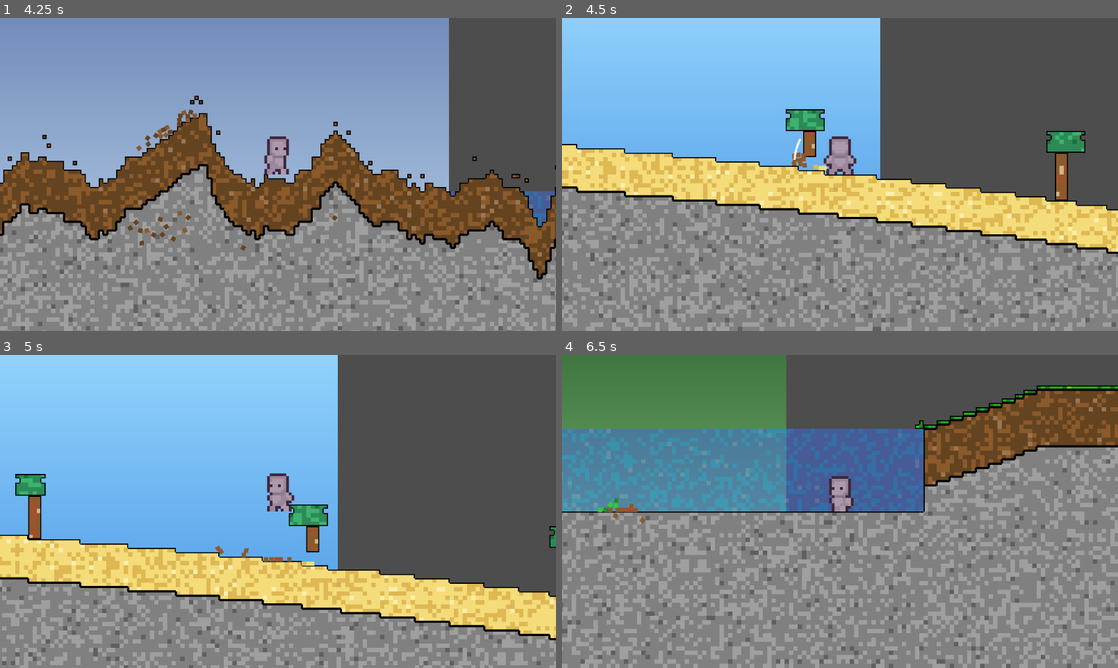
Above: before the commit, frames 1-4 (two rows, left to right).
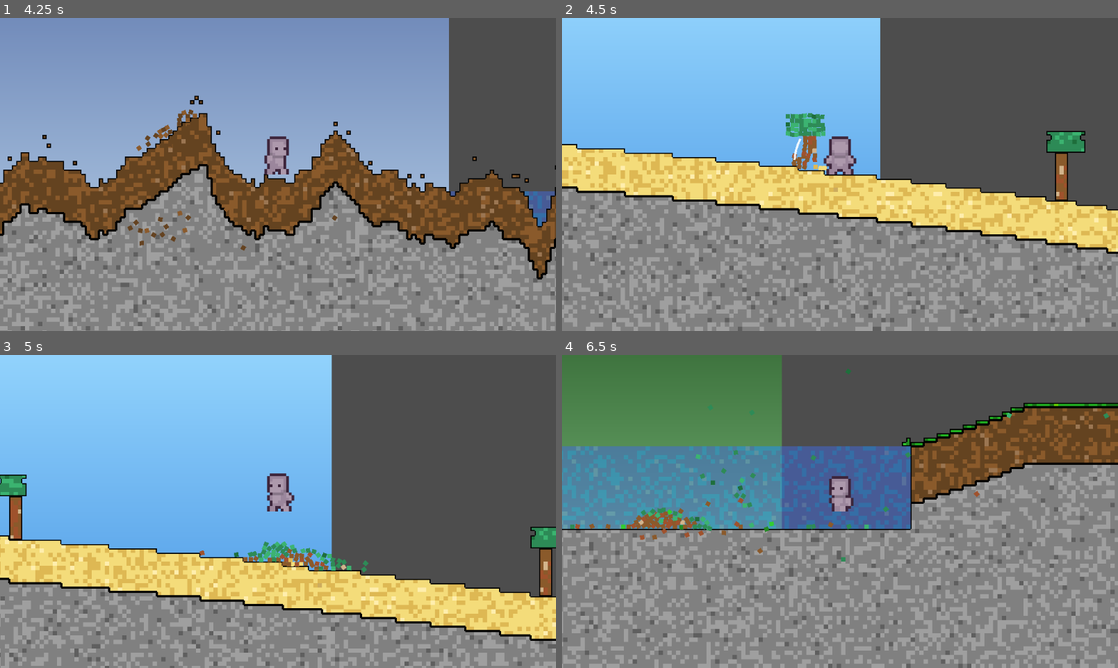
Above: after the commit, the same moments.

Repository: MessrsBrightside/pixel-mixel
Game: Godot game, scene res://scenes/main.tscn
Two runs of this game, one before a commit and one after it. Both use one fixed random seed, a clock stepped at 60 frames per second and the inputs below.
Inputs (mouse positions are in pixels of both pictures, inside the frame that each line leads up to):
- Up to frame 1 (4.25 s): tap Enter (ui_accept) at 0.5, 0.77, 1.52, 3.02, 3.77 s; move the mouse to (400, 158) at 0.52 s; hold Right (ui_right) 0.53-2.03 s; tap 1 at 0.6 s; click (400, 158) at 0.67 s; move the mouse to (166, 190) at 1.27 s; tap 2 at 1.35 s; click (166, 190) at 1.42 s; move the mouse to (333, 105) at 2.02 s; hold Left (ui_left) 2.03-2.78 s; tap 3 at 2.1 s; click (333, 105) at 2.17 s; move the mouse to (250, 237) at 2.77 s; hold Right (ui_right) from 2.78 s (still down); tap 4 at 2.85 s; click (250, 237) at 2.92 s; move the mouse to (444, 221) at 3.52 s; tap 5 at 3.6 s; click (444, 221) at 3.67 s
- Up to frame 2 (4.5 s): move the mouse to (673, 127) at 4.27 s; release Right (ui_right) at 4.28 s; hold Left (ui_left) from 4.28 s (still down); tap 6 at 4.35 s; click (673, 127) at 4.42 s
- Up to frame 3 (5 s): keep holding Left (ui_left); tap Enter (ui_accept) at 4.52 s
- Up to frame 4 (6.5 s): move the mouse to (867, 511) at 5.02 s; release Left (ui_left) at 5.03 s; hold Right (ui_right) 5.03-5.78 s; tap 7 at 5.1 s; click (867, 511) at 5.17 s; move the mouse to (756, 433) at 5.77 s; hold Left (ui_left) from 5.78 s (still down); tap 8 at 5.85 s; click (756, 433) at 5.92 s; tap Enter (ui_accept) at 6.02 s

Frame 1 is identical in both runs. In frame 2, 0.6% of the frame differs, in the area x 40-48%, y 29-49%; in frame 3, 20%; in frame 4, 37%, in the area x 0-100%, y 0-100%.

Commit message:
Tree felling: passable structures collapse above break point (#56)

Diff:
--- a/scripts/blade_attack.gd
+++ b/scripts/blade_attack.gd
@@ -12,17 +12,26 @@
 var spawn_parent: Node
 
 
+var _destroyed_positions: Array = []
+
+
 func execute(grid: ChunkGrid, origin: Vector2, direction: Vector2, power: float, terrain_defs: Array[TerrainDef]) -> int:
 	var freed := 0
 	var remaining_power := power
 	var half_arc := ARC_ANGLE / 2.0
 	var base_angle := direction.angle()
+	_destroyed_positions.clear()
 
 	for i in range(RAY_COUNT):
 		var t := float(i) / float(RAY_COUNT - 1)
 		var angle := base_angle - half_arc + t * ARC_ANGLE
 		var ray_dir := Vector2(cos(angle), sin(angle))
 		freed += _cast_ray(grid, origin, ray_dir, remaining_power, terrain_defs, direction)
+
+	# Collapse unsupported structures above destroyed chunks
+	if _destroyed_positions.size() > 0 and chunk_spawner != null:
+		var sc := StructureCollapse.new()
+		sc.check_collapse(grid, _destroyed_positions, chunk_spawner, spawn_parent, terrain_defs)
 
 	return freed
 
@@ -56,6 +65,7 @@
 			remaining -= toughness
 			# Clear from grid
 			grid.set_chunk(pos, 0, 0, 0)
+			_destroyed_positions.append(pos)
 			# Spawn as RigidBody2D with velocity
 			if chunk_spawner != null and spawn_parent != null:
 				var world_pos := Vector2(cx * chunk_size + 2, cy * chunk_size + 2)
--- /dev/null
+++ b/scripts/structure_collapse.gd
@@ -0,0 +1,58 @@
+class_name StructureCollapse
+extends RefCounted
+
+## After chunks are destroyed, collapse unsupported passable structures above.
+
+func check_collapse(grid: ChunkGrid, destroyed_positions: Array, chunk_spawner: ChunkSpawner, parent: Node, terrain_defs: Array[TerrainDef]) -> void:
+	var to_free: Dictionary = {}
+
+	# Scan columns above each destroyed position
+	for pos in destroyed_positions:
+		_scan_above(grid, pos, terrain_defs, to_free)
+
+	# Flood-fill laterally to find connected passable chunks
+	var frontier: Array = to_free.keys()
+	while frontier.size() > 0:
+		var pos: Vector2i = frontier.pop_back()
+		for offset in [Vector2i(-1, 0), Vector2i(1, 0), Vector2i(0, -1)]:
+			var n: Vector2i = pos + offset
+			if to_free.has(n):
+				continue
+			if not grid.is_in_bounds(n):
+				continue
+			var chunk: Dictionary = grid.get_chunk(n)
+			if chunk.terrain == 0:
+				continue
+			if not _is_passable(chunk, terrain_defs):
+				continue
+			to_free[n] = true
+			frontier.append(n)
+
+	# Spawn all freed chunks as bodies
+	for pos in to_free:
+		var chunk: Dictionary = grid.get_chunk(pos)
+		if chunk.terrain == 0:
+			continue
+		grid.set_chunk(pos, 0, 0, 0)
+		if chunk_spawner != null and parent != null:
+			var world_pos := Vector2(pos.x * 4.0 + 2.0, pos.y * 4.0 + 2.0)
+			var vel := Vector2(randf_range(-20, 20), randf_range(30, 80))
+			chunk_spawner.spawn_chunk(parent, world_pos, chunk.terrain, chunk.color, vel)
+
+
+func _scan_above(grid: ChunkGrid, pos: Vector2i, terrain_defs: Array[TerrainDef], to_free: Dictionary) -> void:
+	for y in range(pos.y - 1, -1, -1):
+		var check := Vector2i(pos.x, y)
+		var chunk: Dictionary = grid.get_chunk(check)
+		if chunk.terrain == 0:
+			break
+		if not _is_passable(chunk, terrain_defs):
+			break
+		to_free[check] = true
+
+
+func _is_passable(chunk: Dictionary, terrain_defs: Array[TerrainDef]) -> bool:
+	if chunk.terrain <= 0 or chunk.terrain >= terrain_defs.size():
+		return false
+	var tdef: TerrainDef = terrain_defs[chunk.terrain]
+	return tdef != null and tdef.passable
--- /dev/null
+++ b/tests/test_structure_collapse.gd
@@ -0,0 +1,150 @@
+extends SceneTree
+
+## Functional tests for StructureCollapse: trunk collapse, below-cut stability, canopy propagation, non-passable immunity.
+
+const ChunkGridClass = preload("res://scripts/chunk_grid.gd")
+const TerrainDefClass = preload("res://scripts/terrain_def.gd")
+const StructureCollapseClass = preload("res://scripts/structure_collapse.gd")
+
+
+func _init() -> void:
+	var passed := 0
+	var failed := 0
+
+	# --- Shared terrain defs ---
+	# 0 = empty, 1 = stone (non-passable), 2 = wood (passable), 3 = leaves (passable)
+	var stone_def := TerrainDefClass.new()
+	stone_def.toughness = 1.0
+	stone_def.passable = false
+	stone_def.palette = [Color.GRAY]
+
+	var wood_def := TerrainDefClass.new()
+	wood_def.toughness = 0.5
+	wood_def.passable = true
+	wood_def.palette = [Color.BROWN]
+
+	var leaves_def := TerrainDefClass.new()
+	leaves_def.toughness = 0.1
+	leaves_def.passable = true
+	leaves_def.palette = [Color.GREEN]
+
+	var defs: Array[TerrainDef] = []
+	defs.resize(4)
+	defs[0] = null
+	defs[1] = stone_def
+	defs[2] = wood_def
+	defs[3] = leaves_def
+
+	# --- Test: destroy trunk chunk → chunks above collapse ---
+	var grid := ChunkGridClass.new(32, 32)
+	# Stone ground at row 20
+	for x in range(32):
+		grid.set_chunk(Vector2i(x, 20), 1, 0, ChunkGridClass.State.STATIC)
+	# Tree trunk: wood at column 10, rows 15-19 (above ground)
+	for y in range(15, 20):
+		grid.set_chunk(Vector2i(10, y), 2, 0, ChunkGridClass.State.STATIC)
+
+	# Destroy the trunk at row 17 (middle of trunk)
+	var destroyed: Array[Vector2i] = [Vector2i(10, 17)]
+	grid.set_chunk(Vector2i(10, 17), 0, 0, 0)
+
+	var collapse := StructureCollapseClass.new()
+	collapse.check_collapse(grid, destroyed, null, null, defs)
+
+	# Chunks above the cut (rows 15, 16) should be gone
+	var above_collapsed := true
+	for y in range(15, 17):
+		var chunk = grid.get_chunk(Vector2i(10, y))
+		if chunk.terrain != 0:
+			above_collapsed = false
+			break
+	if above_collapsed:
+		passed += 1
+		print("PASS: trunk chunks above cut collapse")
+	else:
+		failed += 1
+		print("FAIL: trunk chunks above cut did not collapse")
+
+	# --- Test: chunks BELOW the cut remain static ---
+	var below_intact := true
+	for y in range(18, 20):
+		var chunk = grid.get_chunk(Vector2i(10, y))
+		if chunk.terrain != 2:
+			below_intact = false
+			break
+	if below_intact:
+		passed += 1
+		print("PASS: chunks below cut remain static")
+	else:
+		failed += 1
+		print("FAIL: chunks below cut were incorrectly removed")
+
+	# --- Test: connected canopy collapses when trunk is severed ---
+	var grid2 := ChunkGridClass.new(32, 32)
+	# Ground
+	for x in range(32):
+		grid2.set_chunk(Vector2i(x, 20), 1, 0, ChunkGridClass.State.STATIC)
+	# Trunk at column 10, rows 15-19
+	for y in range(15, 20):
+		grid2.set_chunk(Vector2i(10, y), 2, 0, ChunkGridClass.State.STATIC)
+	# Canopy (leaves) at row 14, columns 8-12
+	for x in range(8, 13):
+		grid2.set_chunk(Vector2i(x, 14), 3, 0, ChunkGridClass.State.STATIC)
+
+	# Destroy trunk at row 17
+	grid2.set_chunk(Vector2i(10, 17), 0, 0, 0)
+	var destroyed2: Array[Vector2i] = [Vector2i(10, 17)]
+	var collapse2 := StructureCollapseClass.new()
+	collapse2.check_collapse(grid2, destroyed2, null, null, defs)
+
+	# Canopy should be gone
+	var canopy_collapsed := true
+	for x in range(8, 13):
+		var chunk = grid2.get_chunk(Vector2i(x, 14))
+		if chunk.terrain != 0:
+			canopy_collapsed = false
+			break
+	if canopy_collapsed:
+		passed += 1
+		print("PASS: connected canopy collapses when trunk severed")
+	else:
+		failed += 1
+		print("FAIL: canopy did not collapse when trunk severed")
+
+	# --- Test: non-passable chunks are not affected ---
+	var grid3 := ChunkGridClass.new(32, 32)
+	# Ground
+	for x in range(32):
+		grid3.set_chunk(Vector2i(x, 20), 1, 0, ChunkGridClass.State.STATIC)
+	# Stone column at x=10, rows 15-19
+	for y in range(15, 20):
+		grid3.set_chunk(Vector2i(10, y), 1, 0, ChunkGridClass.State.STATIC)
+
+	# Destroy at row 17
+	grid3.set_chunk(Vector2i(10, 17), 0, 0, 0)
+	var destroyed3: Array[Vector2i] = [Vector2i(10, 17)]
+	var collapse3 := StructureCollapseClass.new()
+	collapse3.check_collapse(grid3, destroyed3, null, null, defs)
+
+	# Stone chunks above should remain (non-passable, not affected)
+	var stone_intact := true
+	for y in range(15, 17):
+		var chunk = grid3.get_chunk(Vector2i(10, y))
+		if chunk.terrain != 1:
+			stone_intact = false
+			break
+	if stone_intact:
+		passed += 1
+		print("PASS: non-passable chunks are not affected")
+	else:
+		failed += 1
+		print("FAIL: non-passable chunks were incorrectly collapsed")
+
+	# --- Summary ---
+	print("")
+	print("%d passed, %d failed" % [passed, failed])
+	if failed > 0:
+		print("TESTS FAILED")
+	else:
+		print("ALL TESTS PASSED")
+	quit()
Not shown, added: scripts/structure_collapse.gd.uid
Not shown, added: tests/test_bigger_trees.gd.uid
Not shown, added: tests/test_structure_collapse.gd.uid
Not shown, added: scripts/structure_collapse.gd.why.md
Not shown, added: tests/test_structure_collapse.gd.why.md
